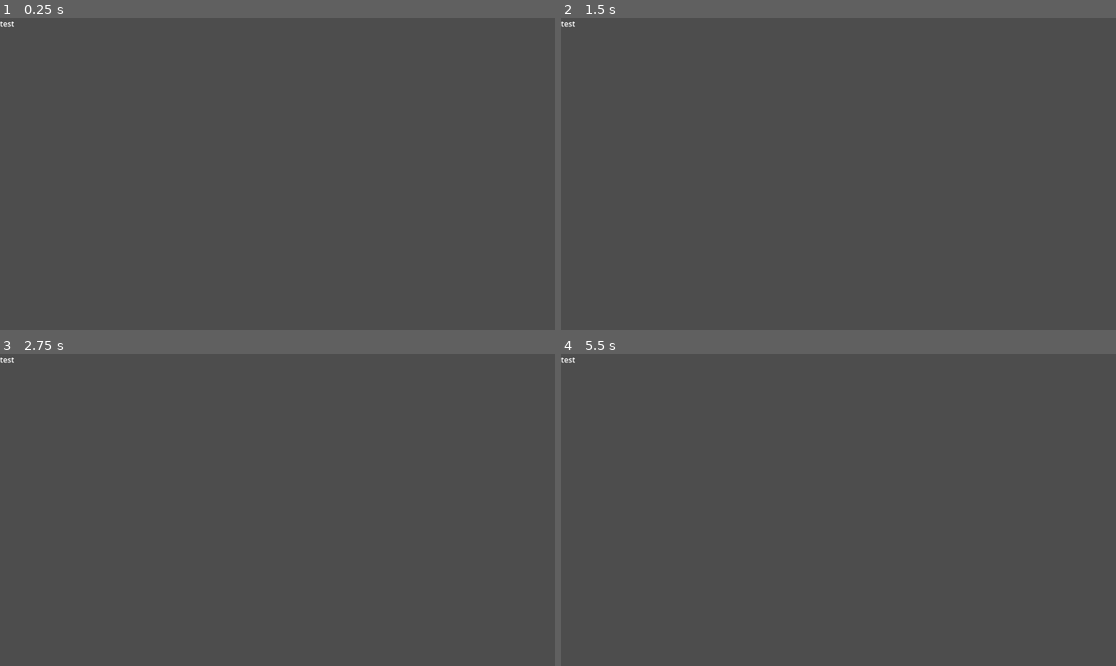
Above: before the commit, frames 1-4 (two rows, left to right).
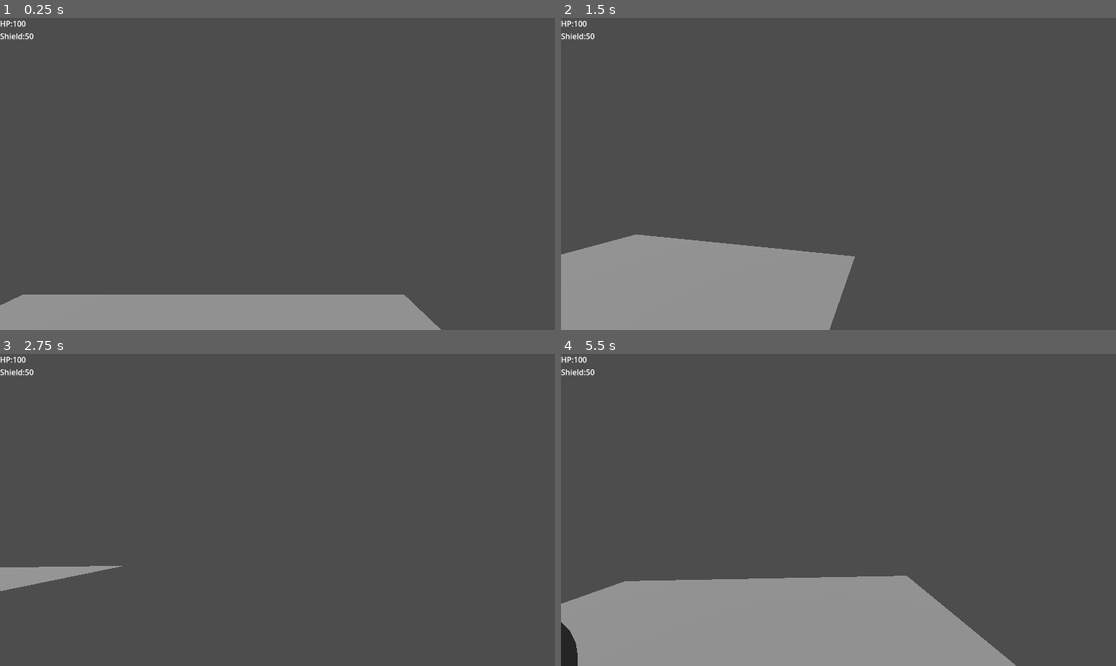
Above: after the commit, the same moments.

Repository: kuritism/scrimmages-during-internship-2
Game: Godot game, scene res://level.tscn
Two runs of this game, one before a commit and one after it. Both use one fixed random seed, a clock stepped at 60 frames per second and the inputs below.
Inputs (mouse positions are in pixels of both pictures, inside the frame that each line leads up to):
- Up to frame 1 (0.25 s): no input
- Up to frame 2 (1.5 s): move the mouse to (960, 158) at 0.52 s; press the mouse at (960, 158) at 0.53 s; hold D (move_right) 0.53-1.28 s; tap Space (jump) at 0.77 s; move the mouse to (727, 189) at 1.27 s; release the mouse at (727, 189) at 1.28 s; hold S (move_backward) from 1.28 s (still down); click (727, 189) at 1.35 s
- Up to frame 3 (2.75 s): tap Space (jump) at 1.52 s; move the mouse to (333, 441) at 2.02 s; release S (move_backward) at 2.03 s; press the mouse at (333, 441) at 2.03 s; hold D (move_right) from 2.03 s (still down)
- Up to frame 4 (5.5 s): move the mouse to (810, 572) at 2.77 s; release D (move_right) at 2.78 s; release the mouse at (810, 572) at 2.78 s; hold W (move_forward) 2.78-3.53 s; click (810, 572) at 2.85 s; tap Space (jump) at 3.02, 3.77, 4.52 s; move the mouse to (1005, 556) at 3.52 s; press the mouse at (1005, 556) at 3.53 s; hold A (move_left) 3.53-5.03 s; tap R (reload) at 4.15 s; tap Enter at 4.25 s; move the mouse to (672, 463) at 4.27 s; release the mouse at (672, 463) at 4.28 s; click (672, 463) at 4.35 s; move the mouse to (866, 510) at 5.02 s; press the mouse at (866, 510) at 5.03 s; hold S (move_backward) from 5.03 s (still down)

The runs differ from the first frame. In frame 1, 8.7% of the frame differs, in the area x 0-80%, y 0-100%; in frame 2, 14%; in frame 3, 1.0%; in frame 4, 20%, in the area x 0-82%, y 0-100%.
Error before the commit: Invalid access to property or key 'HP' on a base object of type 'null instance'. (res://GUI.gd:12)
Error after the commit: Attempt to call function 'attempt_fire' in base 'null instance' on a null instance. (res://player.gd:38)

Commit message:
WORK PLS

Diff:
--- a/level.tscn
+++ b/level.tscn
@@ -9,6 +9,8 @@
 [sub_resource type="PlaneMesh" id="PlaneMesh_s3vur"]
 
 [sub_resource type="WorldBoundaryShape3D" id="WorldBoundaryShape3D_d3oby"]
+
+[sub_resource type="CylinderShape3D" id="CylinderShape3D_pkv2p"]
 
 [node name="Node3D" type="Node3D"]
 
@@ -37,3 +39,8 @@
 
 [node name="Player" parent="GUI" instance=ExtResource("1_lin1h")]
 transform = Transform3D(1, 0, 0, 0, 1, 0, 0, 0, 1, 1.67801, 1.57629, 0.819533)
+
+[node name="Floor Detection" type="ShapeCast3D" parent="GUI/Player"]
+transform = Transform3D(0.9, 0, 0, 0, 0.208, 0, 0, 0, 0.9, 0, 0.116593, 0)
+shape = SubResource("CylinderShape3D_pkv2p")
+target_position = Vector3(0, -4.5, 0)
--- a/player.tscn
+++ b/player.tscn
@@ -1,14 +1,11 @@
-[gd_scene load_steps=6 format=3 uid="uid://drnstqe6wqpm1"]
+[gd_scene load_steps=5 format=3 uid="uid://drnstqe6wqpm1"]
 
 [ext_resource type="Script" path="res://player.gd" id="1_ve33o"]
-[ext_resource type="Script" path="res://Gun_Component.gd" id="2_luq33"]
 [ext_resource type="PackedScene" uid="uid://rmiatprbjkea" path="res://stats.tscn" id="2_o5ksn"]
 
 [sub_resource type="CapsuleMesh" id="CapsuleMesh_y4bbw"]
 
 [sub_resource type="CapsuleShape3D" id="CapsuleShape3D_3eqj2"]
-
-[sub_resource type="CylinderShape3D" id="CylinderShape3D_0n0fd"]
 
 [node name="Player" type="RigidBody3D"]
 lock_rotation = true
@@ -27,25 +24,6 @@
 [node name="PitchPivot" type="Node3D" parent="TwistPivot"]
 
 [node name="Camera3D" type="Camera3D" parent="TwistPivot/PitchPivot"]
-transform = Transform3D(1, 0, 0, 0, 1, 0, 0, 0, 1, 0, 0.5, -0.5)
-
-[node name="Floor Detection" type="ShapeCast3D" parent="."]
-transform = Transform3D(0.9, 0, 0, 0, 0.208, 0, 0, 0, 0.9, 0, 0.116593, 0)
-shape = SubResource("CylinderShape3D_0n0fd")
-target_position = Vector3(0, -4.5, 0)
-
-[node name="Gun_Component" type="Node3D" parent="."]
-script = ExtResource("2_luq33")
-
-[node name="Chamber_Time" type="Timer" parent="Gun_Component"]
-wait_time = 0.1
-one_shot = true
-
-[node name="Reload_Time" type="Timer" parent="Gun_Component"]
-one_shot = true
-
-[connection signal="timeout" from="Gun_Component/Chamber_Time" to="Gun_Component" method="_on_chamber_time_timeout"]
-[connection signal="timeout" from="Gun_Component/Reload_Time" to="Gun_Component" method="_on_reload_time_timeout"]
 transform = Transform3D(1, 0, 0, 0, 1, 0, 0, 0, 1, 0, 0.499952, -0.495036)
 
 [node name="HP" parent="." instance=ExtResource("2_o5ksn")]
